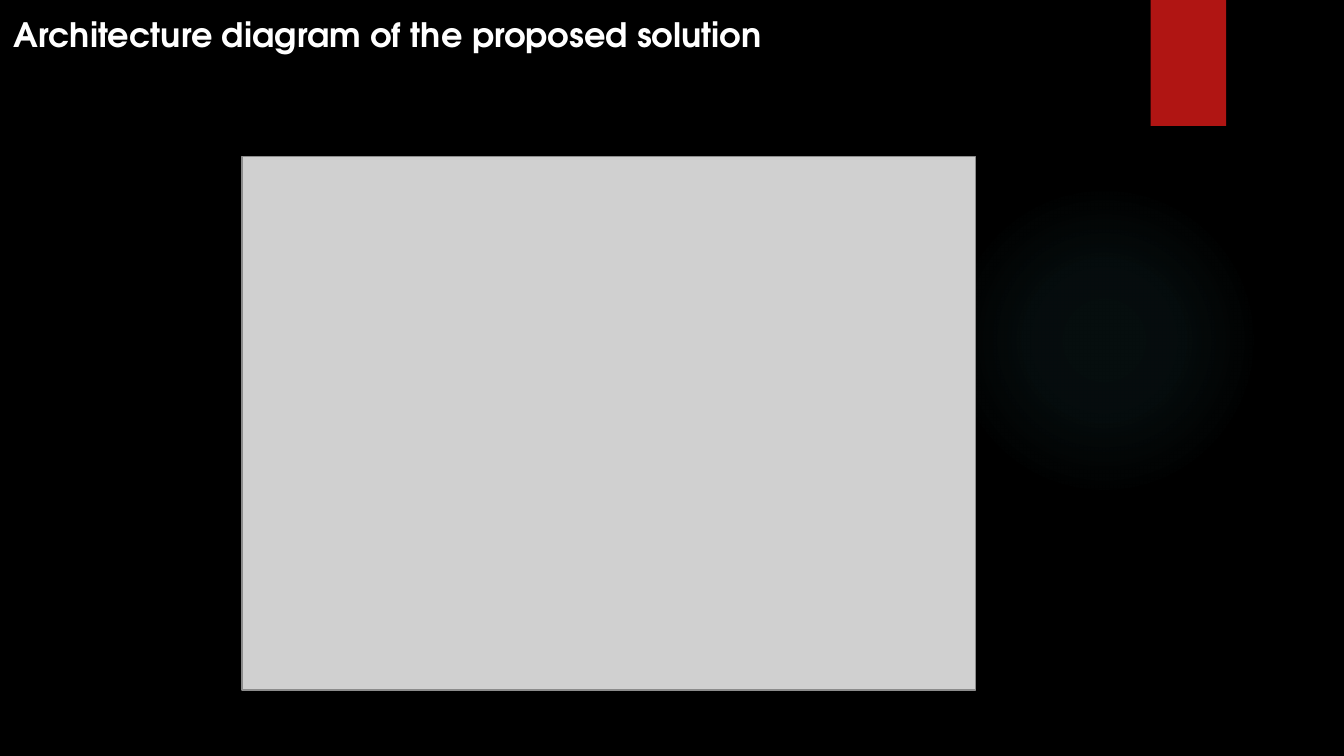
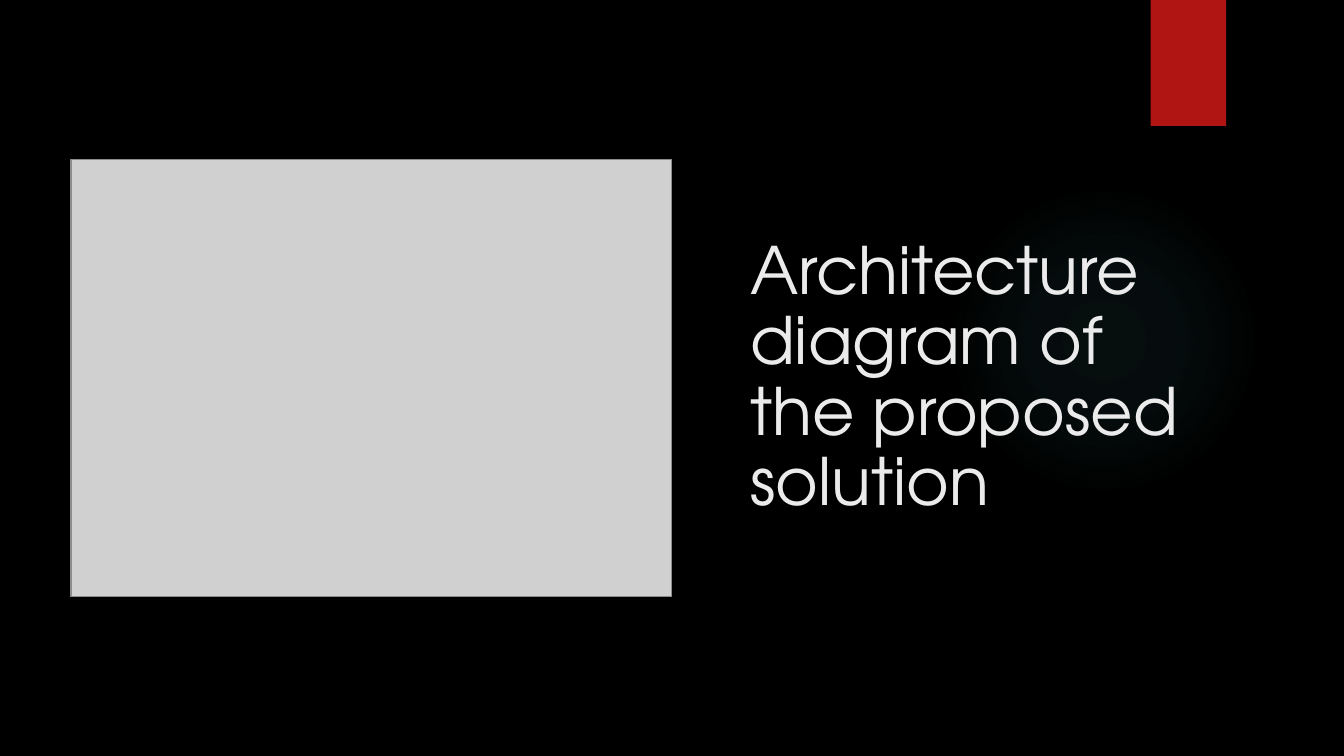
Before and after one commit to Aryanshukla578/Hackathon, a slide deck: slide 6 of Hackathon(codebharat).pptx. Drawn at 1344x756 pixels with LibreOffice and Linux fonts; fonts in the diff are those of the drawing; grey boxes stand for pictures; background and template pictures are left out. Boxes give left, top, right and bottom in pixels: in the first picture for what was removed or moved away, otherwise in the second. Text is boxed around its words. In the diff, an @@ line names an element or a change of style, - is before the commit and + after.

```diff
--- a/Hackathon(codebharat).pptx
+++ b/Hackathon(codebharat).pptx
@@ picture resized from (x1=242, y1=157, x2=976, y2=691) to (x1=71, y1=160, x2=672, y2=597) @@
@@ text "Architecture diagram of the proposed ..." moved from (x1=13, y1=21, x2=761, y2=55) to (x1=750, y1=245, x2=1178, y2=506) @@
@@ text "Architecture diagram of the proposed ..." at (x1=750, y1=245, x2=1178, y2=506): size 18 to 35 pt, text colour #FFFFFF to #EBEBEB, bold off; line spacing 1 to 0.9; more space between paragraphs; vertical alignment top to bottom @@
```
Also in this commit, not shown: 7 other slides changed.
